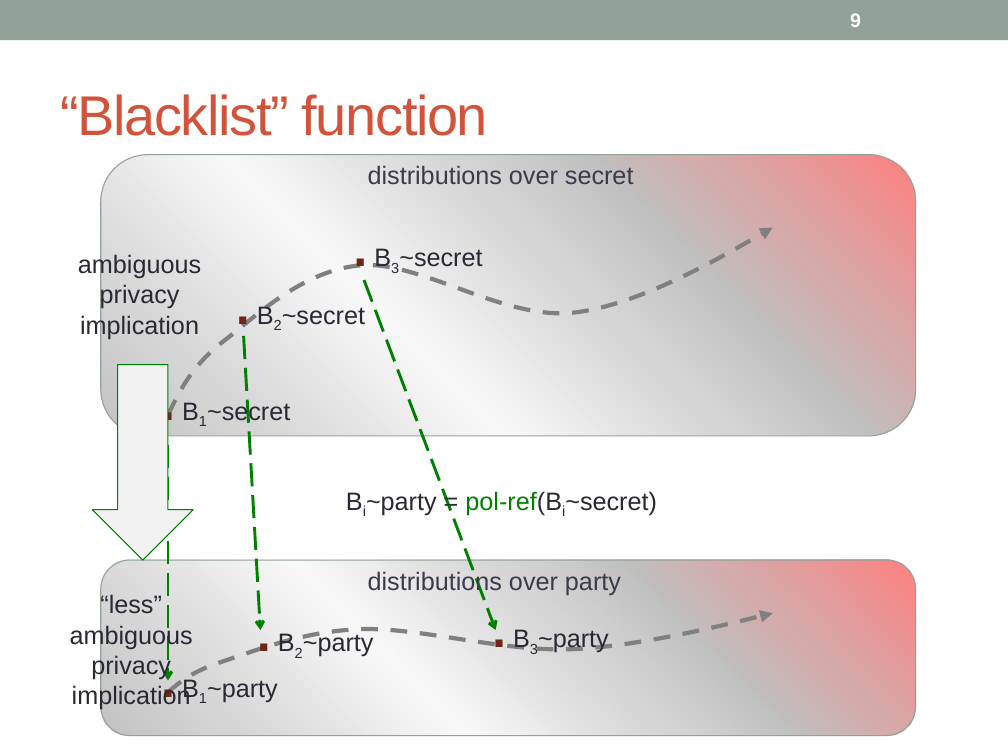
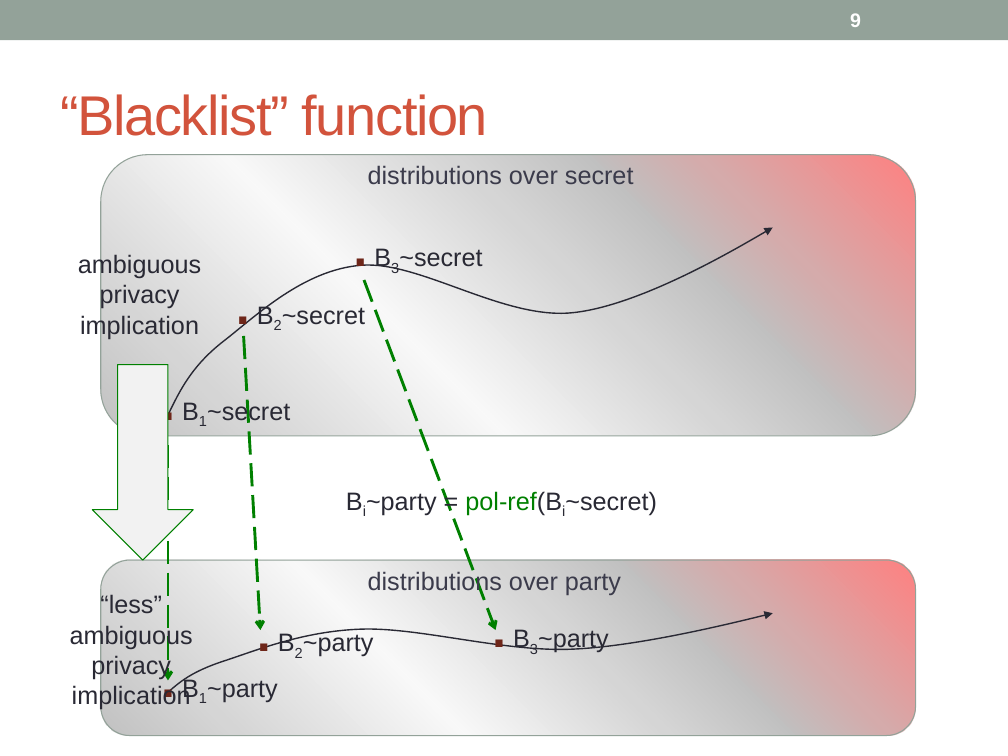
Before and after one commit to piotrm0/ppw12, a slide deck: slide 9 of pres/ppw12-pres.pptx. Drawn at 1008x756 pixels with LibreOffice and Linux fonts; fonts in the diff are those of the drawing. Boxes give left, top, right and bottom in pixels: in the first picture for what was removed or moved away, otherwise in the second. Text is boxed around its words. In the diff, an @@ line names an element or a change of style, - is before the commit and + after.

```diff
--- a/pres/ppw12-pres.pptx
+++ b/pres/ppw12-pres.pptx
@@ freeform shape at [168,228,773,415]: outline #808080 3 pt dashed to #292934 1 pt @@
@@ freeform shape at [168,613,773,691]: outline #808080 3 pt dashed to #292934 1 pt @@
```
Also in this commit, not shown: 9 other slides changed.
